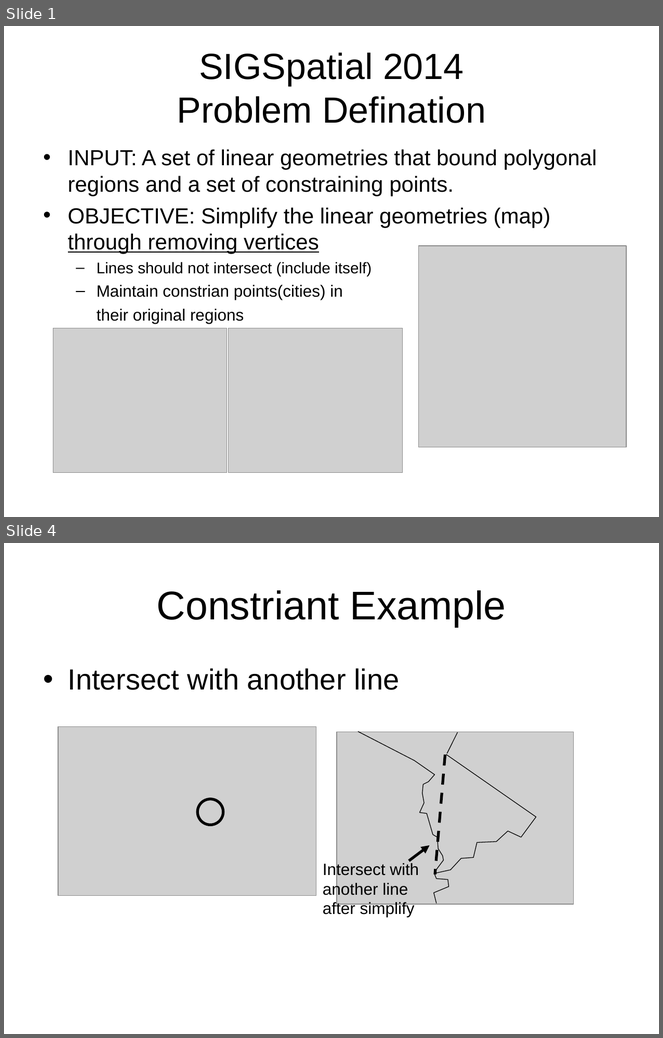
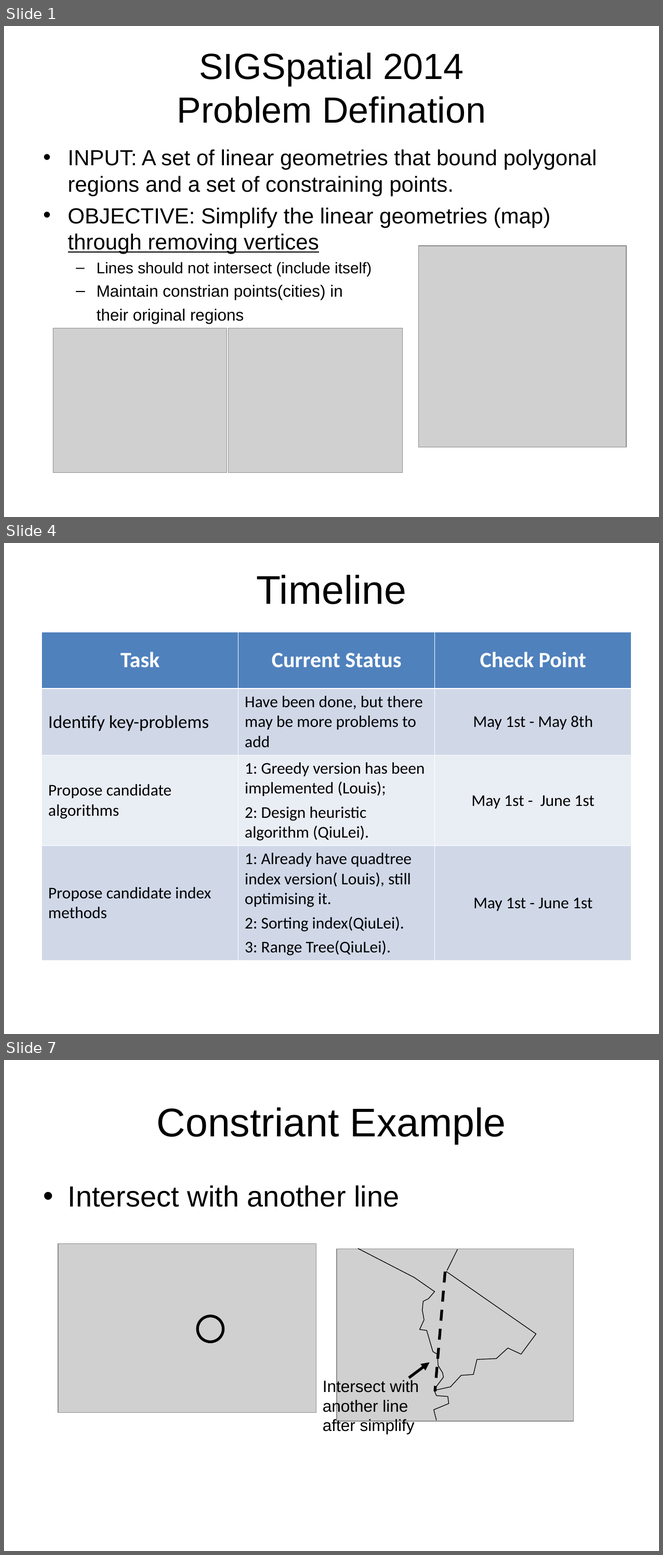
Before and after one commit to xdoobx/2014demo, a slide deck: docs/currentwork_05_06_2014.ppt. Shown one above the other, each under a label of ours: slides 1 and 4 before the commit, slides 1, 4 and 7 after it; the slides between them are not shown. The pictures are 663x1038 and 663x1555 pixels, drawn with LibreOffice and Linux fonts; fonts in the diff are those of the drawing; grey boxes stand for pictures. Boxes give left, top, right and bottom in pixels: in the first picture for what was removed or moved away, otherwise in the second. Text is boxed around its words. In the diff, an @@ line names an element or a change of style, - is before the commit and + after.

```diff
--- a/docs/currentwork_05_06_2014.ppt
+++ b/docs/currentwork_05_06_2014.ppt
@@ slide 4 added at [4, 543, 659, 1034], background #FFFFFF @@
@@ title added at [257, 575, 406, 604], 44 pt, text #000000 @@
+Timeline
@@ table added at [42, 632, 632, 958], 4 rows, 3 columns @@
+Task | Current Status | Check Point
+Identify key-problems | Have been done, but there may be more problems to add | May 1st - May 8th
+Propose candidate algorithms | 1: Greedy version has been implemented (Louis); / 2: Design heuristic algorithm (QiuLei). | May 1st - June 1st
+Propose candidate index methods | 1: Already have quadtree index version( Louis), still optimising it. / 2: Sorting index(QiuLei). / 3: Range Tree(QiuLei). | May 1st - June 1st
@@ what was slide 4 is now slide 7 @@
```
Also in this commit, not shown: 3 slides changed, 4 other slides added, 4 other files.
